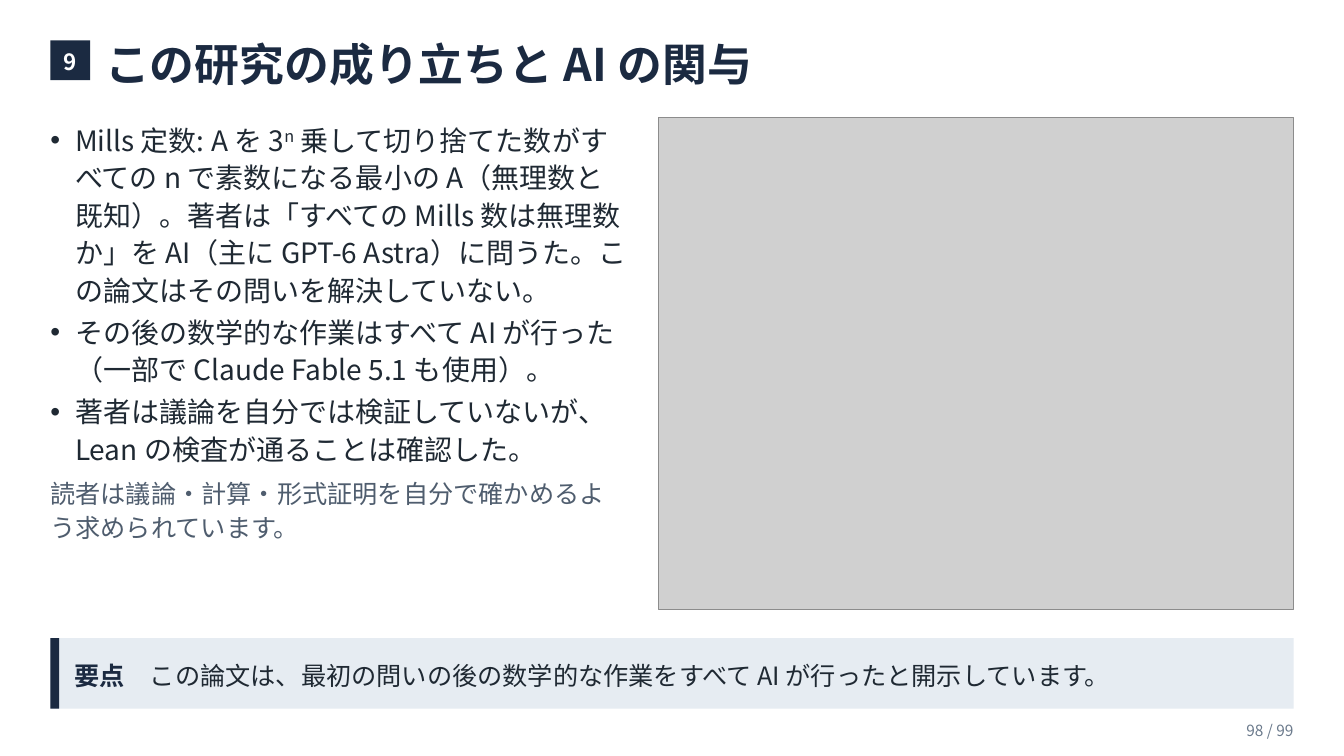
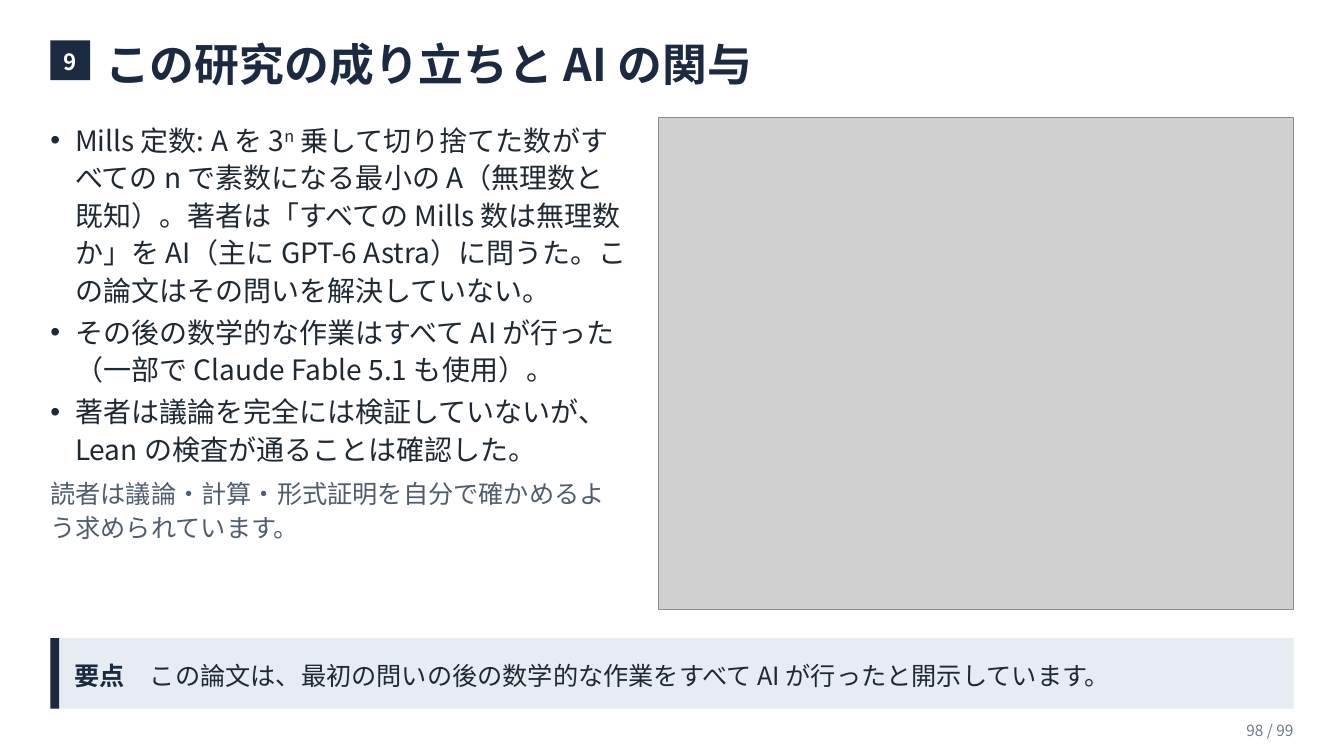
Before and after one commit to ixixi/rational-floor-certificates, a slide deck: slide 98 of slides/paper-explained-ja.pptx. Drawn at 1344x756 pixels with LibreOffice and Linux fonts; fonts in the diff are those of the drawing; grey boxes stand for pictures. Boxes give left, top, right and bottom in pixels: in the first picture for what was removed or moved away, otherwise in the second. Text is boxed around its words. In the diff, an @@ line names an element or a change of style, - is before the commit and + after.

```diff
--- a/slides/paper-explained-ja.pptx
+++ b/slides/paper-explained-ja.pptx
@@ text at bbox=[75, 398, 606, 463]: text changed @@
-• 著者は議論を自分では検証していないが、Lean の検査が通ることは確認した。
+• 著者は議論を完全には検証していないが、Lean の検査が通ることは確認した。
```
Also in this commit, not shown: 9 other files.
